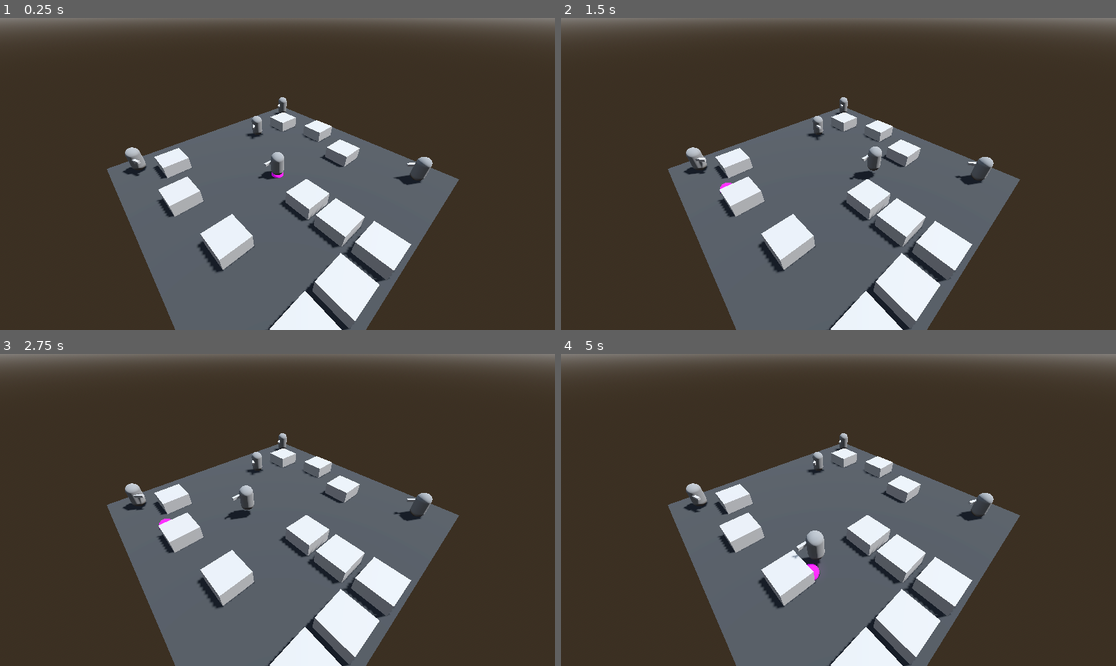
Above: before the commit, frames 1-4 (two rows, left to right).
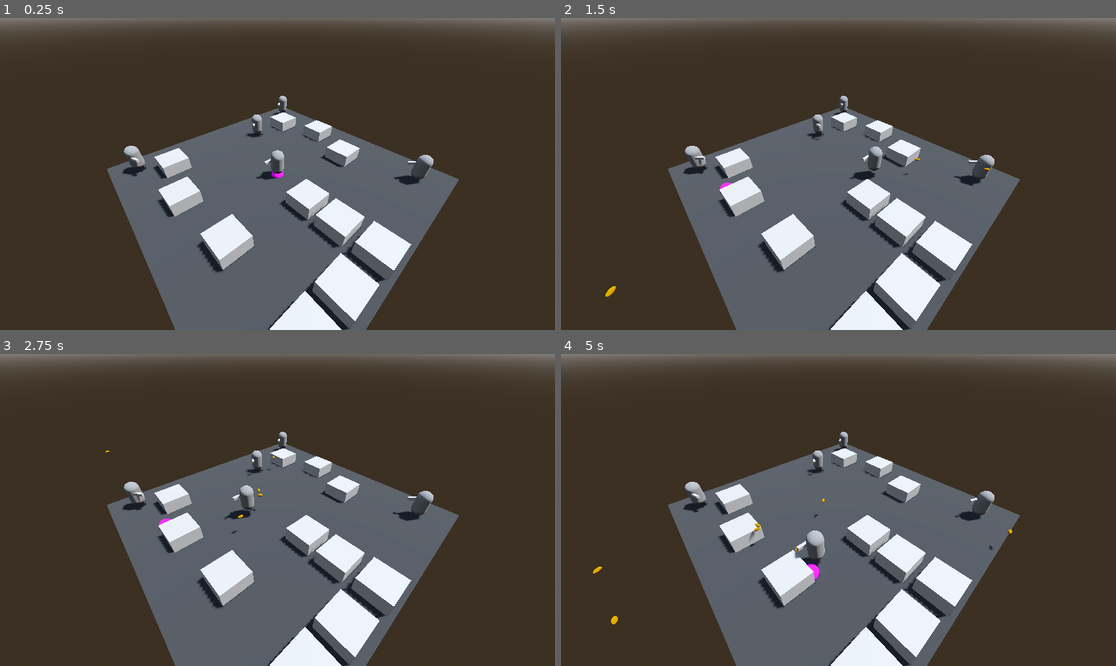
Above: after the commit, the same moments.

Repository: Nordtwig/metrotopia-combat
Game: Godot game, scene res://main.tscn
The game is run twice, just before and just after one commit, with the same random seed, the same clock (stepped at 60 frames per second) and the same inputs.
Inputs (mouse positions are in pixels of both pictures, inside the frame that each line leads up to):
- Up to frame 1 (0.25 s): no input
- Up to frame 2 (1.5 s): tap Enter (ui_accept) at 0.5, 0.77 s; move the mouse to (960, 158) at 0.52 s; hold Right mouse button (right_click) 0.53-1.28 s; move the mouse to (727, 189) at 1.27 s; right-click (727, 189) at 1.35 s
- Up to frame 3 (2.75 s): tap Enter (ui_accept) at 1.52 s; move the mouse to (333, 441) at 2.02 s; hold Right mouse button (right_click) from 2.03 s (still down)
- Up to frame 4 (5 s): move the mouse to (810, 572) at 2.77 s; release Right mouse button (right_click) at 2.78 s; right-click (810, 572) at 2.85 s; tap Enter (ui_accept) at 3.02, 3.77, 4.52 s; move the mouse to (1005, 556) at 3.52 s; hold Right mouse button (right_click) 3.53-4.28 s; move the mouse to (672, 463) at 4.27 s; right-click (672, 463) at 4.35 s

The runs differ from the first frame. In frame 1, 0.3% of the frame differs, in the area x 22-79%, y 24-54%; in frame 2, 0.3%; in frame 3, 0.3%; in frame 4, 0.4%, in the area x 5-82%, y 24-87%.

Commit message:
fix bullet spawn and movement

Diff:
--- a/actor.gd
+++ b/actor.gd
@@ -91,6 +91,7 @@
 func _shoot() -> void:
 	var bullet_instance = _bullet_scene.instantiate()
 	bullet_instance.global_position = muzzle_marker.global_position
+	bullet_instance.rotation = muzzle_marker.global_rotation
 	get_tree().root.add_child(bullet_instance)
 	_is_ready_to_shoot = false
 	gun_cycle_timer.start()
--- a/actor.tscn
+++ b/actor.tscn
@@ -20,6 +20,8 @@
 actor_faction = null
 
 [node name="NavigationAgent3D" type="NavigationAgent3D" parent="."]
+avoidance_enabled = true
+radius = 1.0
 
 [node name="CollisionShape3D" type="CollisionShape3D" parent="."]
 transform = Transform3D(1, 0, 0, 0, 1, 0, 0, 0, 1, 0, 1, 0)
@@ -41,6 +43,6 @@
 collision_mask = 2
 
 [node name="MuzzleMarker" type="Marker3D" parent="Rifle"]
-transform = Transform3D(1, 0, 0, 0, 1, 0, 0, 0, 1, 0, 0, 0.626073)
+transform = Transform3D(1, 0, 0, 0, 1, 0, 0, 0, 1, 0, 0, 0.780375)
 
 [node name="GunCycleTimer" type="Timer" parent="Rifle"]
--- a/bullet.gd
+++ b/bullet.gd
@@ -2,4 +2,4 @@
 
 
 func _ready():
-	apply_impulse(-global_transform.basis.y * 25, global_position)
+	apply_impulse(global_transform.basis.z * 30, global_position)
--- a/bullet.tscn
+++ b/bullet.tscn
@@ -1,20 +1,30 @@
-[gd_scene load_steps=5 format=3 uid="uid://dgrssvrpv4sjq"]
+[gd_scene load_steps=6 format=3 uid="uid://dgrssvrpv4sjq"]
 
 [ext_resource type="PackedScene" uid="uid://d3qt77slbpjhv" path="res://projectile.tscn" id="1_nbh1a"]
 [ext_resource type="Script" path="res://bullet.gd" id="2_7e8up"]
 
 [sub_resource type="SphereShape3D" id="SphereShape3D_oxrf3"]
-radius = 0.15
+radius = 0.140874
+
+[sub_resource type="StandardMaterial3D" id="StandardMaterial3D_c76bt"]
+albedo_color = Color(0.869504, 0.598428, 0.00541914, 1)
+metallic = 1.0
+metallic_specular = 0.54
 
 [sub_resource type="SphereMesh" id="SphereMesh_8mmm8"]
+material = SubResource("StandardMaterial3D_c76bt")
 radius = 0.1
-height = 0.2
+height = 0.4
 
 [node name="Bullet" instance=ExtResource("1_nbh1a")]
+collision_layer = 4
+collision_mask = 7
+gravity_scale = 0.0
 script = ExtResource("2_7e8up")
 
 [node name="CollisionShape3D" parent="." index="0"]
 shape = SubResource("SphereShape3D_oxrf3")
 
 [node name="MeshInstance3D" type="MeshInstance3D" parent="." index="1"]
+transform = Transform3D(1, 0, 0, 0, -4.37114e-08, -1, 0, 1, -4.37114e-08, 0, 0, 0)
 mesh = SubResource("SphereMesh_8mmm8")
--- a/project.godot
+++ b/project.godot
@@ -31,4 +31,5 @@
 [layer_names]
 
 3d_physics/layer_1="ground"
-3d_physics/layer_2="actor"
+3d_physics/layer_2="actors"
+3d_physics/layer_3="projectiles"
